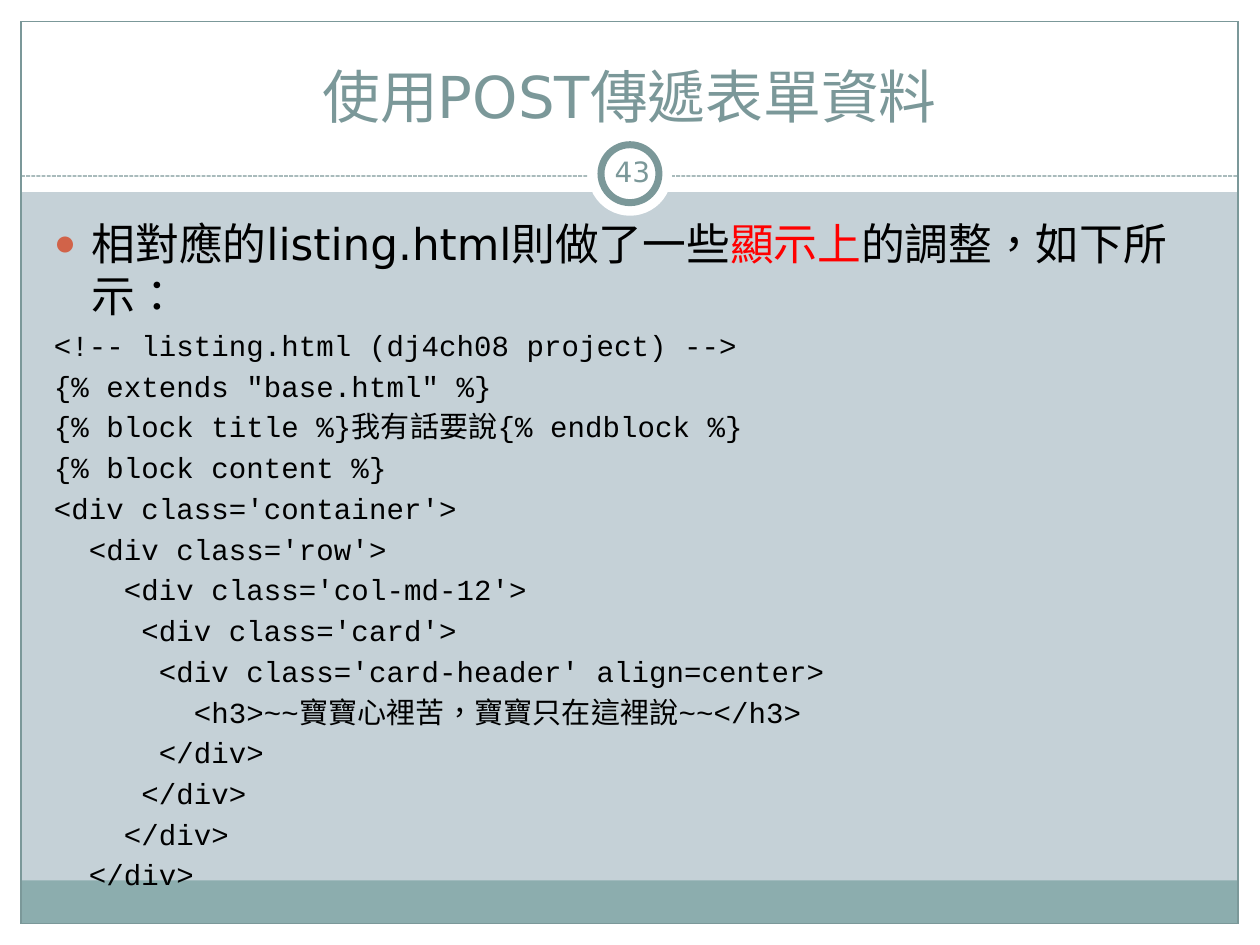
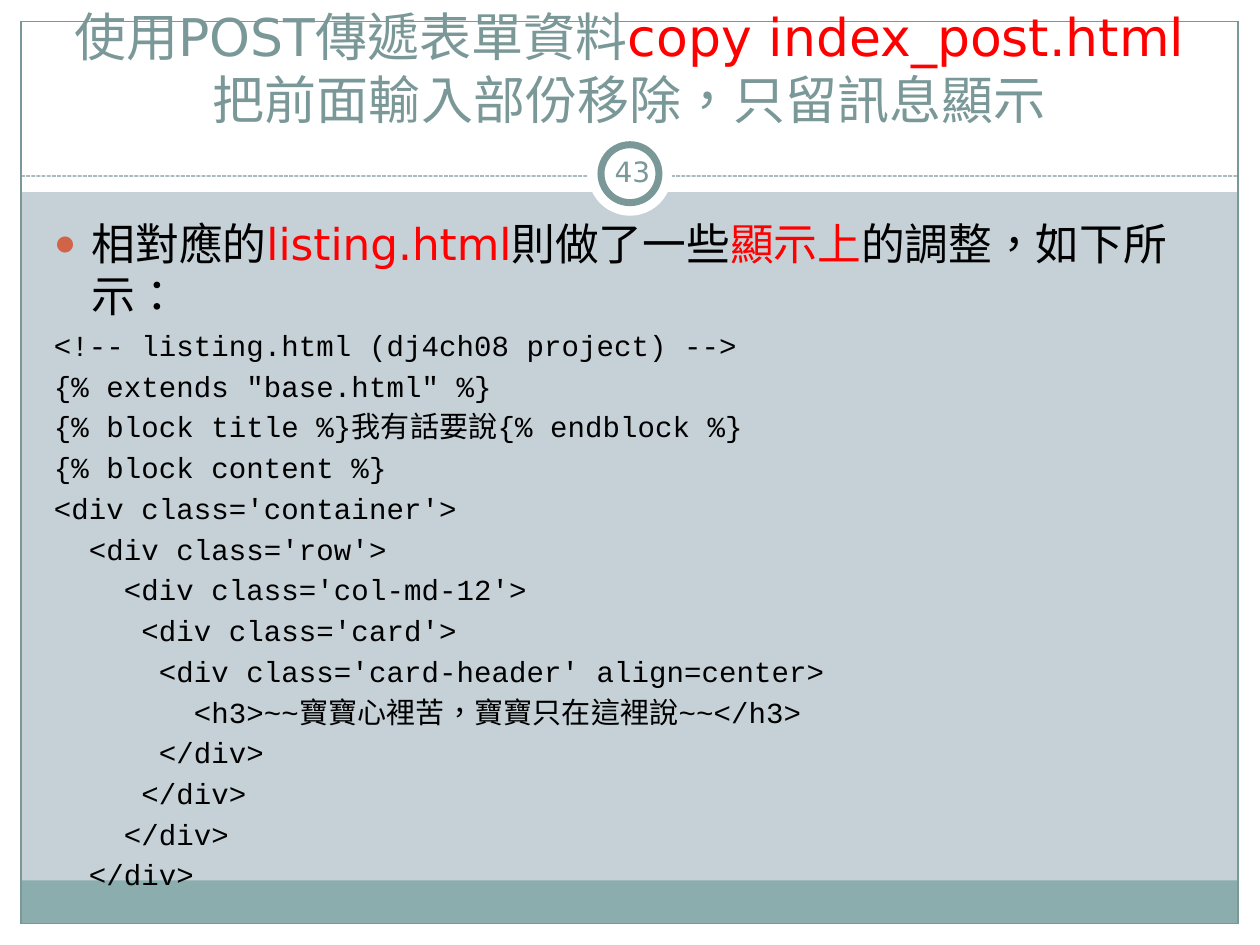
Before and after one commit to jacktea88/406django, a slide deck: slide 43 of ch08/Django4-ch08.pptx. Drawn at 1260x945 pixels with LibreOffice and Linux fonts; fonts in the diff are those of the drawing. Boxes give left, top, right and bottom in pixels: in the first picture for what was removed or moved away, otherwise in the second. Text is boxed around its words. In the diff, an @@ line names an element or a change of style, - is before the commit and + after.

Commit message:
更新ch08 表單

```diff
--- a/ch08/Django4-ch08.pptx
+++ b/ch08/Django4-ch08.pptx
@@ title at (74,12,1185,123): text changed; size 33 to 29.7 pt @@
-使用POST傳遞表單資料
+使用POST傳遞表單資料copy index_post.html把前面輸入部份移除，只留訊息顯示
@@ text at (92,222,1167,316): text colour #000000 to #FF0000 in "相對應的listing.html則做了一些顯示上的調整，如下所示：" @@
```
Also in this commit, not shown: 39 other slides changed, 1 slide added, 1 slide removed, 14 other files.
